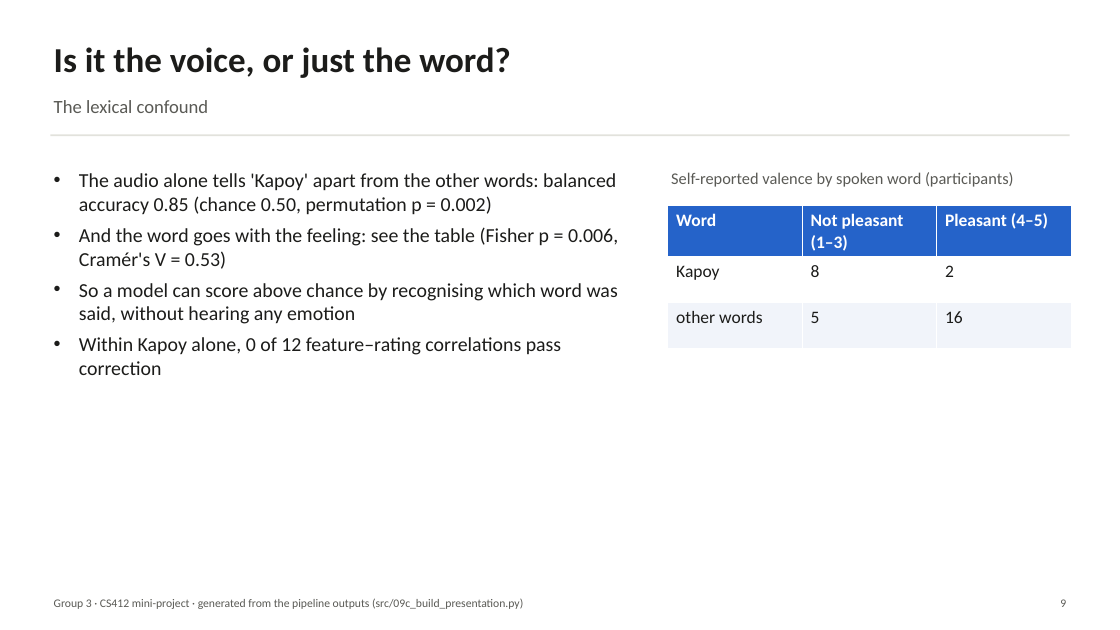
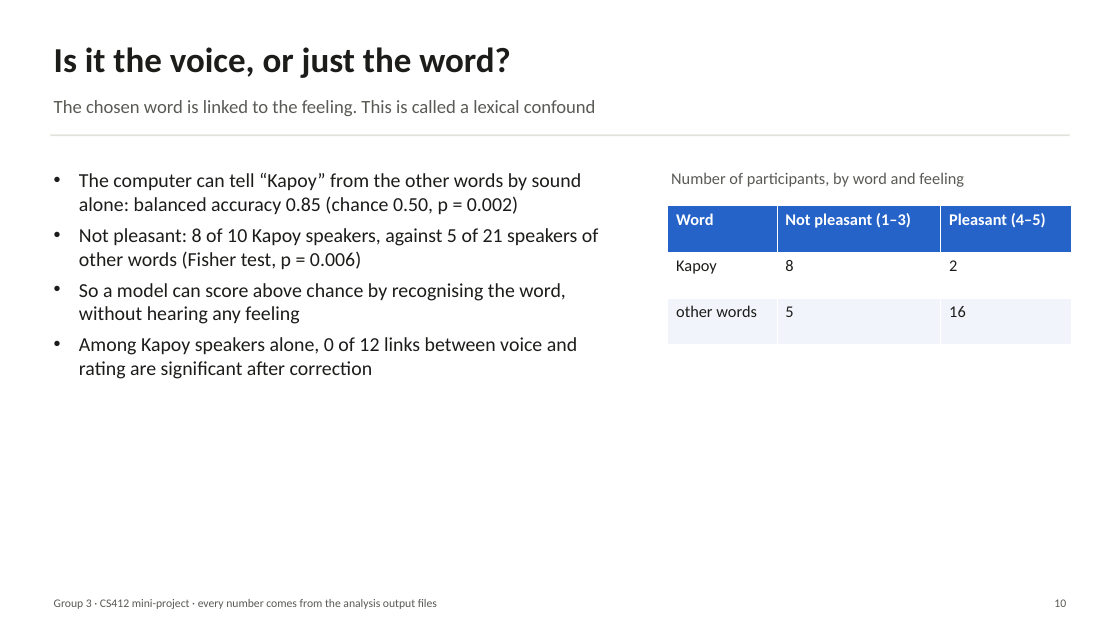
Before and after one commit to everyonehatesralph/AC_miniproject, a slide deck: slide 10 of reports/presentation/G3_results_presentation.pptx (slide 9 before the commit). Drawn at 1120x630 pixels with LibreOffice and Linux fonts; fonts in the diff are those of the drawing. Boxes give left, top, right and bottom in pixels: in the first picture for what was removed or moved away, otherwise in the second. Text is boxed around its words. In the diff, an @@ line names an element or a change of style, - is before the commit and + after.

```diff
--- a/reports/presentation/G3_results_presentation.pptx
+++ b/reports/presentation/G3_results_presentation.pptx
@@ text at (54, 100, 596, 116): text changed @@
-The lexical confound
+The chosen word is linked to the feeling. This is called a lexical confound
@@ text at (79, 173, 599, 379): text changed @@
-• The audio alone tells 'Kapoy' apart from the other words: balanced accuracy 0.85 (chance 0.50, permutation p = 0.002)
-• And the word goes with the feeling: see the table (Fisher p = 0.006, Cramér's V = 0.53)
-• So a model can score above chance by recognising which word was said, without hearing any emotion
-• Within Kapoy alone, 0 of 12 feature–rating correlations pass correction
+• The computer can tell “Kapoy” from the other words by sound alone: balanced accuracy 0.85 (chance 0.50, p = 0.002)
+• Not pleasant: 8 of 10 Kapoy speakers, against 5 of 21 speakers of other words (Fisher test, p = 0.006)
+• So a model can score above chance by recognising the word, without hearing any feeling
+• Among Kapoy speakers alone, 0 of 12 links between voice and rating are significant after correction
@@ text at (671, 172, 964, 187): text changed @@
-Self-reported valence by spoken word (participants)
+Number of participants, by word and feeling
@@ table at (668, 206, 1071, 344) @@
@@ size 15 to 14 pt @@
@@ text at (54, 599, 437, 609): text changed @@
-Group 3 · CS412 mini-project · generated from the pipeline outputs (src/09c_build_presentation.py)
+Group 3 · CS412 mini-project · every number comes from the analysis output files
@@ text at (1054, 599, 1066, 607): text changed @@
-9
+10
```
Also in this commit, not shown: 10 other slides changed, 2 slides added, 1 slide removed, 12 other files.
